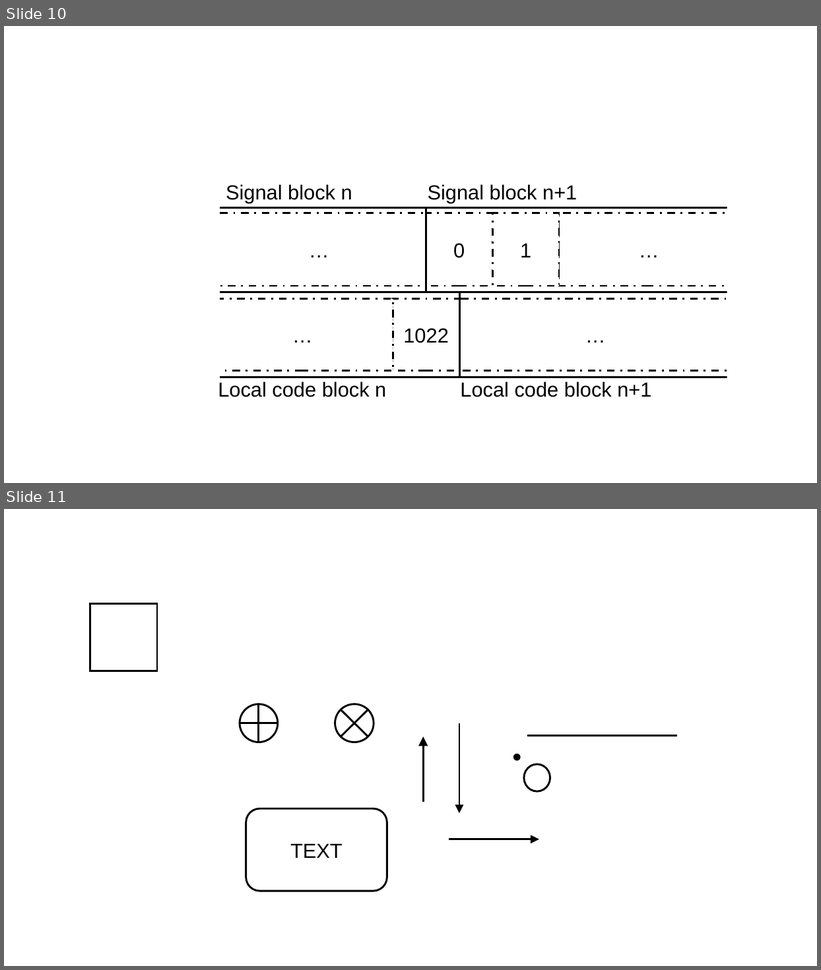
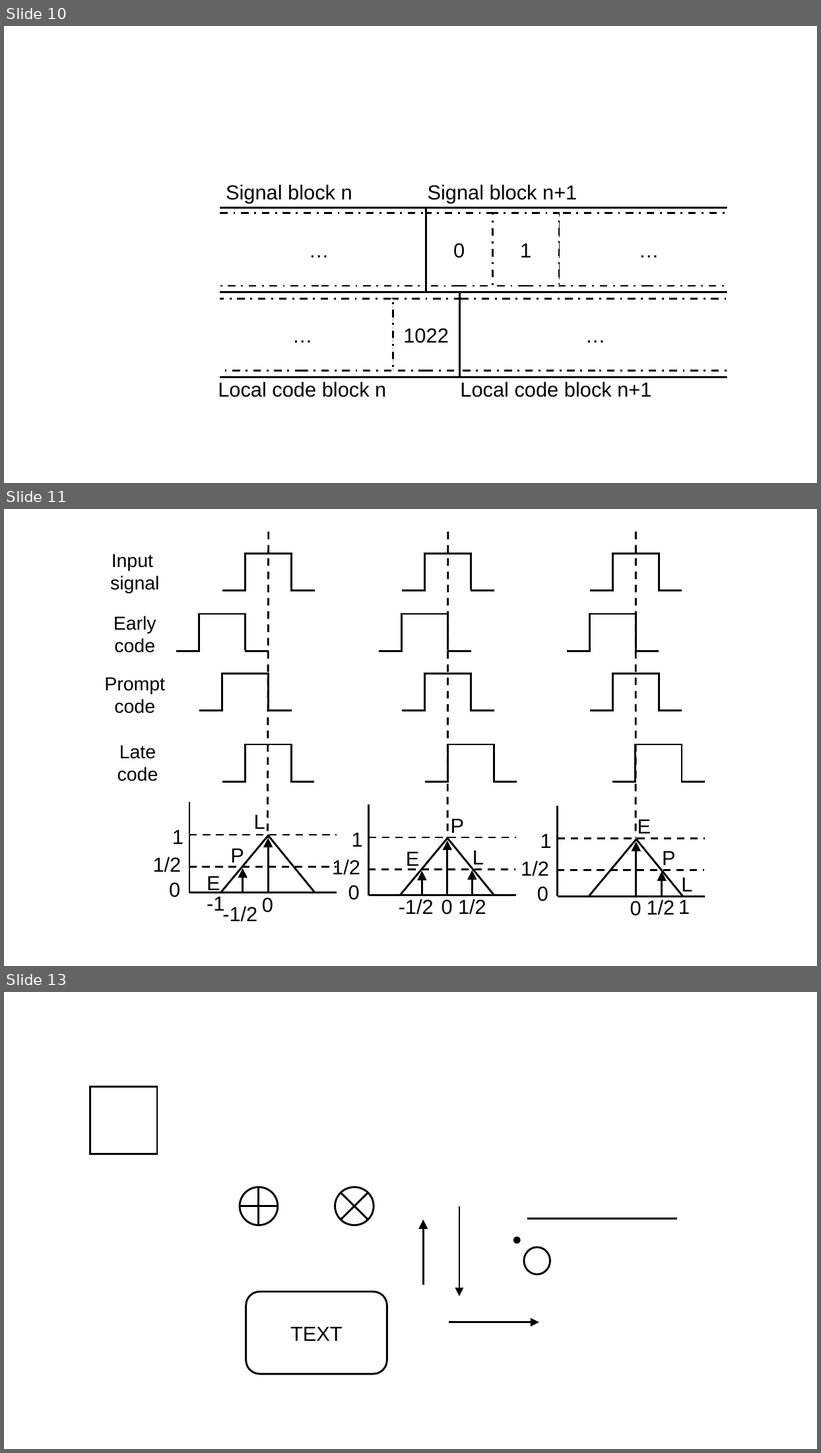
Before and after one commit to BenjiaH/MSc-Project, a slide deck: Final dissertation/_IMAGES/PPT2SVG/PPT2SVG.pptx. Shown one above the other, each under a label of ours: slides 10 and 11 before the commit, slides 10, 11 and 13 after it; the slides between them are not shown. The pictures are 821x970 and 821x1453 pixels, drawn with LibreOffice and Linux fonts; fonts in the diff are those of the drawing. Boxes give left, top, right and bottom in pixels: in the first picture for what was removed or moved away, otherwise in the second. Text is boxed around its words. In the diff, an @@ line names an element or a change of style, - is before the commit and + after.

```diff
--- a/Final dissertation/_IMAGES/PPT2SVG/PPT2SVG.pptx
+++ b/Final dissertation/_IMAGES/PPT2SVG/PPT2SVG.pptx
@@ slide 11 added at [4, 509, 817, 966], background #FFFFFF @@
@@ group added at [104, 531, 706, 922]: 81 lines, 31 texts, 7 arrows @@
+Input
+signal
+Early
+code
+Prompt
+code
+Late
+code
+1
+1/2
+0
+L
+P
+E
+0
+-1/2
+-1
+1
+1/2
+0
+L
+P
+E
+0
+-1/2
+1/2
+1
+1/2
+0
+L
+P
+E
+0
+1/2
+1
@@ what was slide 11 is now slide 13 @@
```
Also in this commit, not shown: 1 other slide added, 13 other files.
